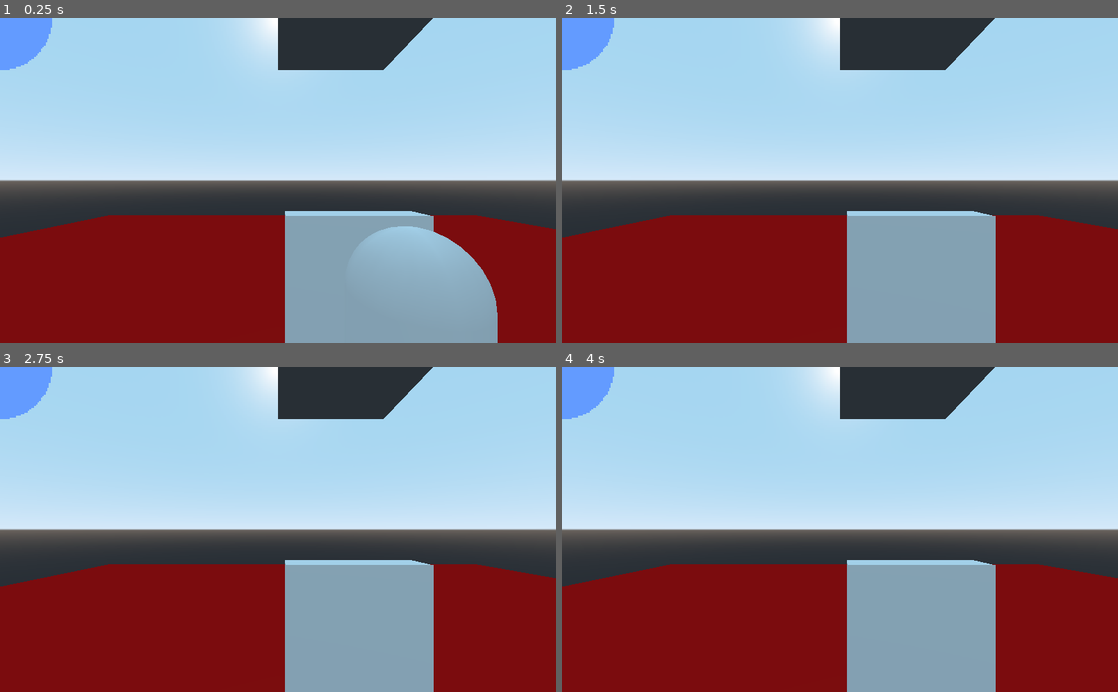
Above: before the commit, frames 1-4 (two rows, left to right).
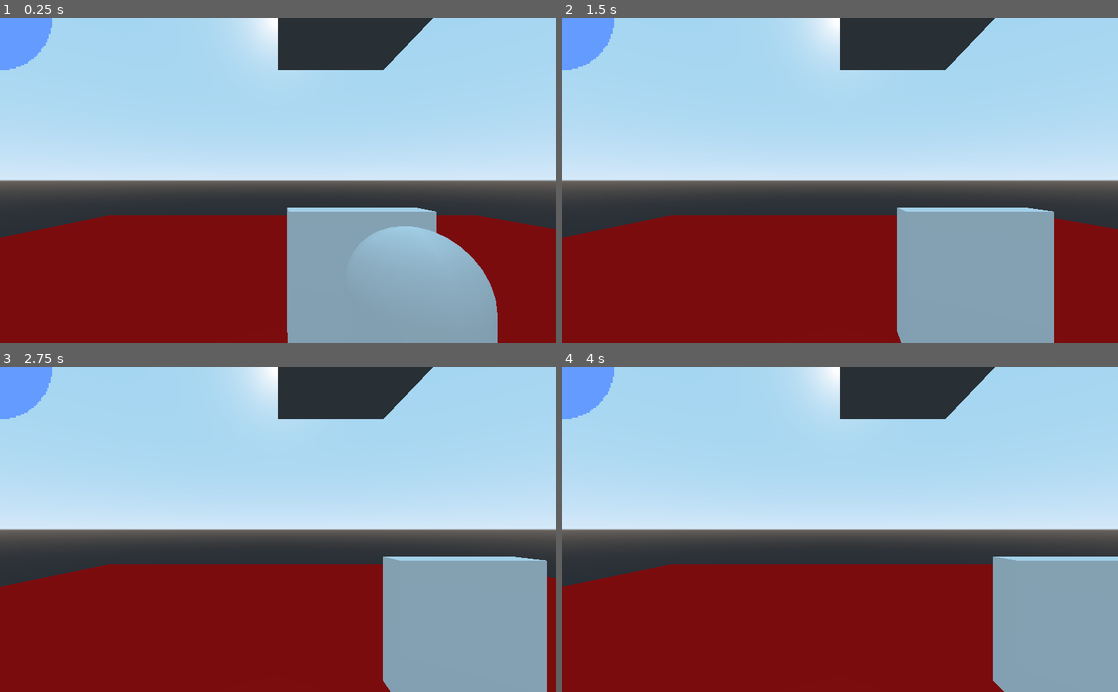
Above: after the commit, the same moments.

Repository: progammer/UTGJ2021
Game: Godot game, scene res://Spatial.tscn
Two runs of this game, one before a commit and one after it. Both use one fixed random seed, a clock stepped at 60 frames per second and the inputs below.
Inputs:
- Up to frame 1 (0.25 s): no input
- Up to frame 2 (1.5 s): hold D (move_right) 0.53-1.28 s; tap Right (turn_c) at 0.6 s; tap Space (jump) at 0.77 s; hold Down (lay_down) from 1.28 s (still down); tap Left (turn_cc) at 1.35 s
- Up to frame 3 (2.75 s): tap Space (jump) at 1.52 s; release Down (lay_down) at 2.03 s; hold D (move_right) from 2.03 s (still down); tap Right (turn_c) at 2.1 s
- Up to frame 4 (4 s): release D (move_right) at 2.78 s; hold I (get_up) 2.78-3.53 s; tap Left (turn_cc) at 2.85 s; tap Space (jump) at 3.02, 3.77 s; hold A (move_left) from 3.53 s (still down); tap Right (turn_c) at 3.6 s

The runs differ from the first frame. In frame 1, 0.8% of the frame differs, in the area x 51-79%, y 58-100%; in frame 2, 8.4%; in frame 3, 16%; in frame 4, 20%, in the area x 51-100%, y 58-100%.

Commit message:
Moving walls

Diff:
--- a/Player.gd
+++ b/Player.gd
@@ -15,13 +15,16 @@
 
 var lay = 0
 var dir = 0
-var ROTATIONS = [
-	["u^", "u>", "uv", "u<"],				# standing up 0
+var ROTATION_GLYPHS = [
+	["u^", "u>", "uv", "u<"],	# standing up 0
 	["d^", "d>", "dv", "d<"]	# laying down 1
+]
+var ROTATIONS = [ # hold info for how to turn
+
 ]
 
 func _physics_process(delta):
-	print(ROTATIONS[lay][dir])
+	#print(ROTATION_GLYPHS[lay][dir])
 	apply_movement(get_movement_vector())
 	handle_rotation()
 	handle_jump()
@@ -43,7 +46,6 @@
 		# 0 - 1 => 3. -1 mod is like adding mod value - 1
 		dir += 1 if dir_input > 0 else (NUM_DIRS - 1)
 		dir %= NUM_DIRS
-
 	# Handle laying down or standing up
 	if lay == UPRIGHT and Input.is_action_just_pressed("lay_down"):
 		# print("bruh")
--- a/Spatial.tscn
+++ b/Spatial.tscn
@@ -1,7 +1,8 @@
-[gd_scene load_steps=11 format=2]
+[gd_scene load_steps=12 format=2]
 
 [ext_resource path="res://export.png" type="Texture" id=1]
 [ext_resource path="res://Player.gd" type="Script" id=2]
+[ext_resource path="res://Wall.gd" type="Script" id=3]
 
 [sub_resource type="CubeMesh" id=1]
 
@@ -81,11 +82,12 @@
 material = SubResource( 7 )
 
 [node name="Wall" type="Area" parent="."]
+transform = Transform( 1, 0, 0, 0, 1, 0, 0, 0, 1, 0, -4, 0 )
+script = ExtResource( 3 )
 
 [node name="CSGBox" type="CSGBox" parent="Wall"]
-transform = Transform( 1, 0, 0, 0, 1, 0, 0, 0, 1, 0.108716, -4.06281, 0 )
 depth = 0.5
 
 [node name="CollisionShape" type="CollisionShape" parent="Wall"]
-transform = Transform( 1, 0, 0, 0, 1, 0, 0, 0, 0.3, 0.108716, -4.06281, 0 )
+transform = Transform( 1, 0, 0, 0, 1, 0, 0, 0, 0.3, 0, 0, 0 )
 shape = SubResource( 8 )
--- a/Wall.gd
+++ b/Wall.gd
@@ -1,18 +1,12 @@
-extends KinematicBody
+extends Spatial
 
+# Get points based on screen size
+func _ready():
+	pass
 
-# Declare member variables here. Examples:
-# var a = 2
-# var b = "text"
-export var speed = 0.00001
-var velocity =- Vector3.ZERO
+# Want to set up area collision
+# Want to randomly choose a direction to move in and orient to
+# should dynamically spawn and despawn if successfully made to the otherside
 
-# Called when the node enters the scene tree for the first time.
-func _ready():
-	pass # Replace with function body.
-
-
-# Called every frame. 'delta' is the elapsed time since the previous frame.
-func _physics_process(delta):
-	velocity.x += speed
-	velocity = move_and_slide(velocity, Vector3.UP)
+func _process(delta):
+	translation = Vector3(translation.x + 0.01, translation.y, translation.z)
